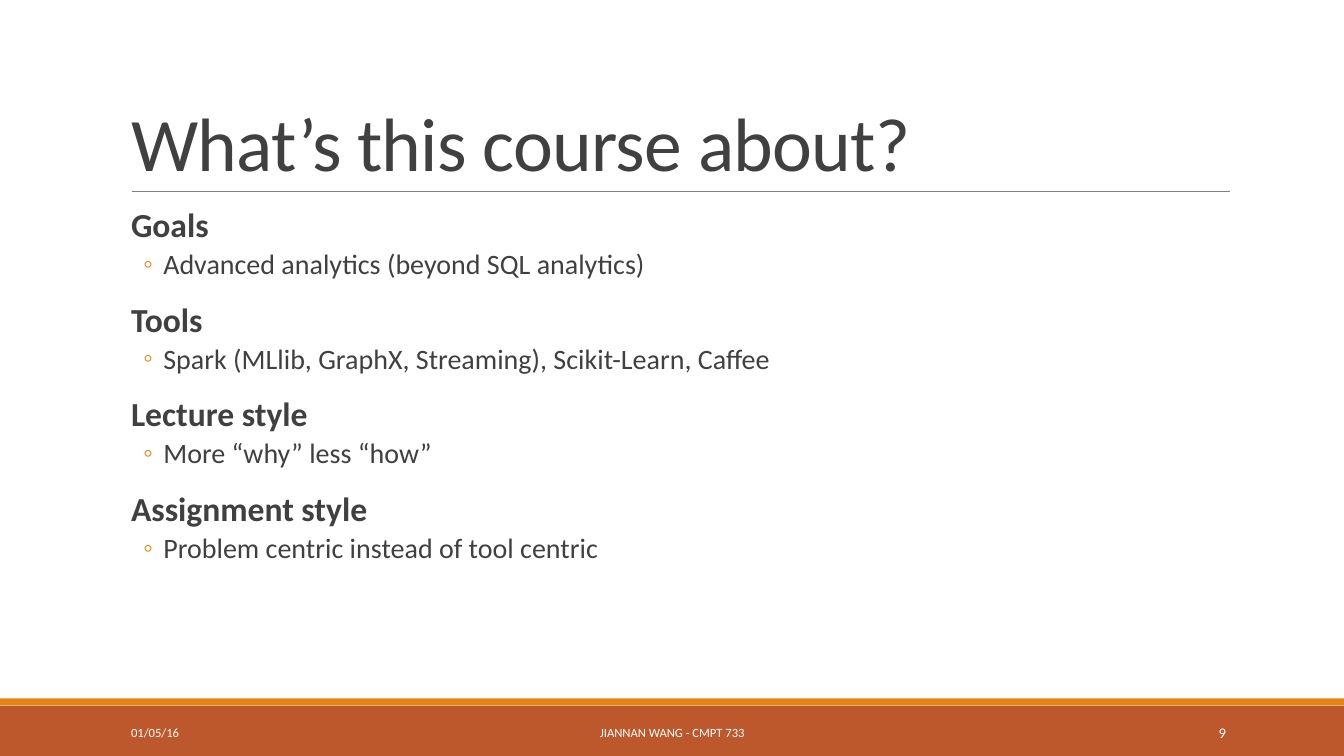
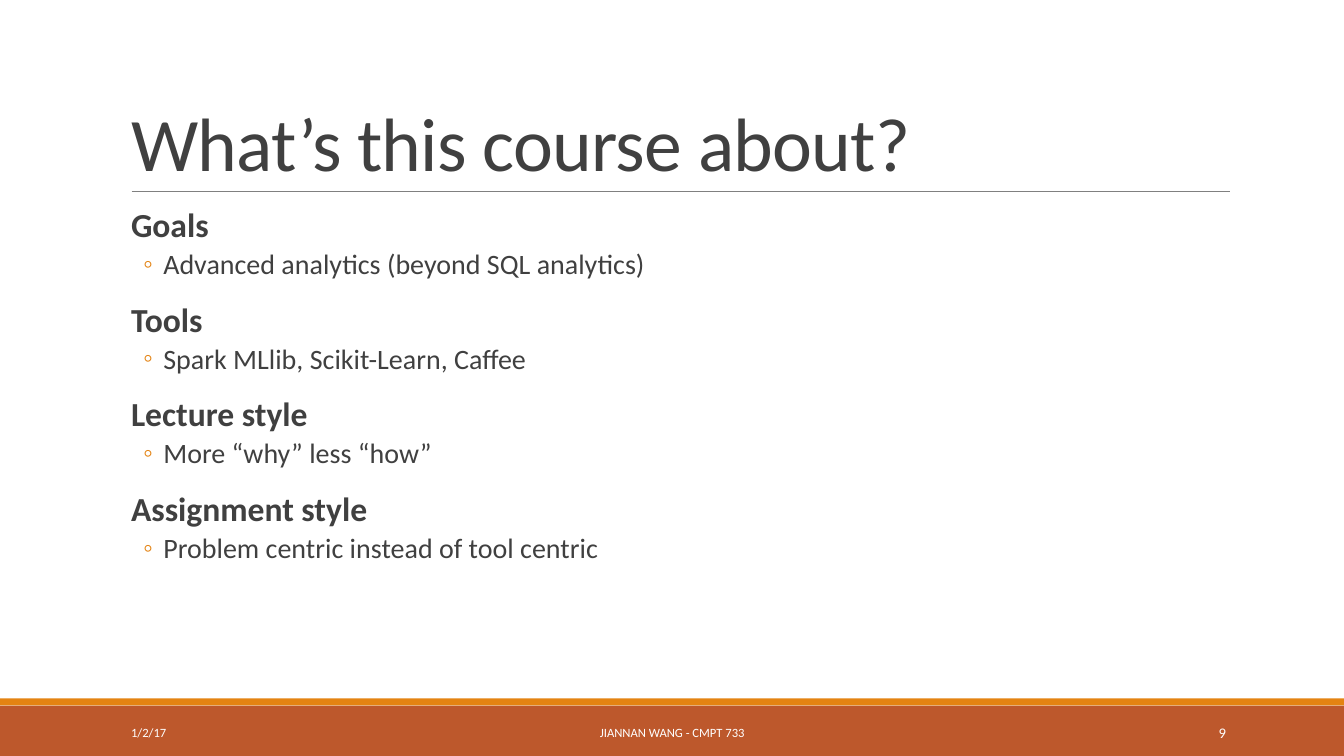
Before and after one commit to ZhensongQian/cmpt733, a slide deck: slide 9 of Lectures/Lec1/lec1-1.pptx. Drawn at 1344x756 pixels with LibreOffice and Linux fonts; fonts in the diff are those of the drawing. Boxes give left, top, right and bottom in pixels: in the first picture for what was removed or moved away, otherwise in the second. Text is boxed around its words. In the diff, an @@ line names an element or a change of style, - is before the commit and + after.

```diff
--- a/Lectures/Lec1/lec1-1.pptx
+++ b/Lectures/Lec1/lec1-1.pptx
@@ text at (x1=163, y1=349, x2=526, y2=374): text changed @@
-  ◦ Spark (MLlib, GraphX, Streaming), Scikit-Learn, Caffee
+  ◦ Spark MLlib, Scikit-Learn, Caffee
@@ text at (x1=131, y1=728, x2=166, y2=738): text changed @@
-01/05/16
+1/2/17
```
Also in this commit, not shown: 10 other slides changed, 2 other files.
